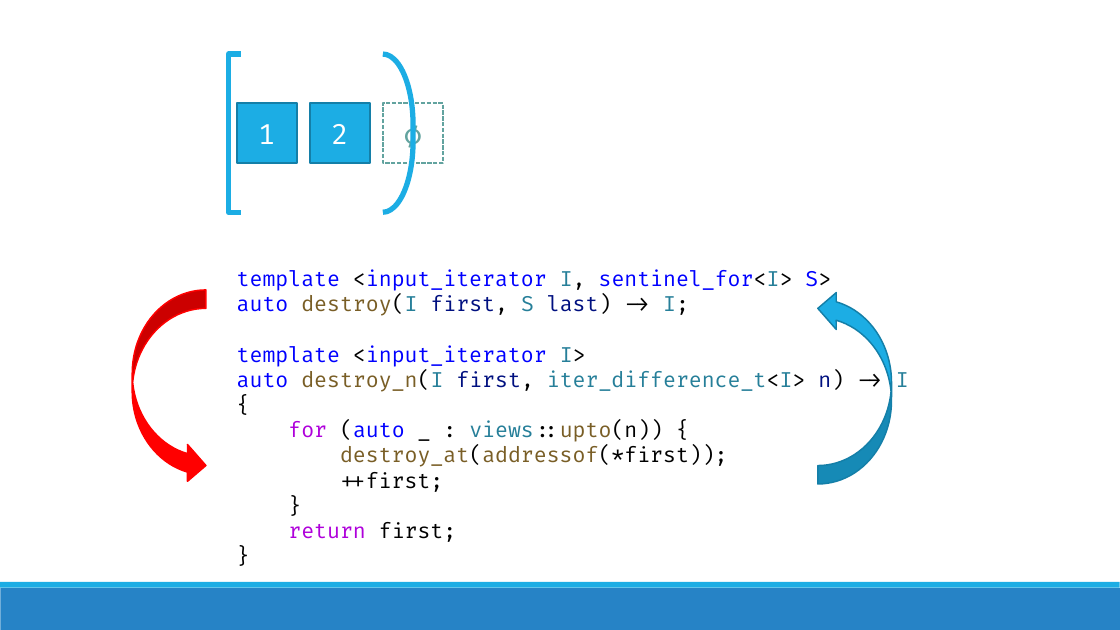
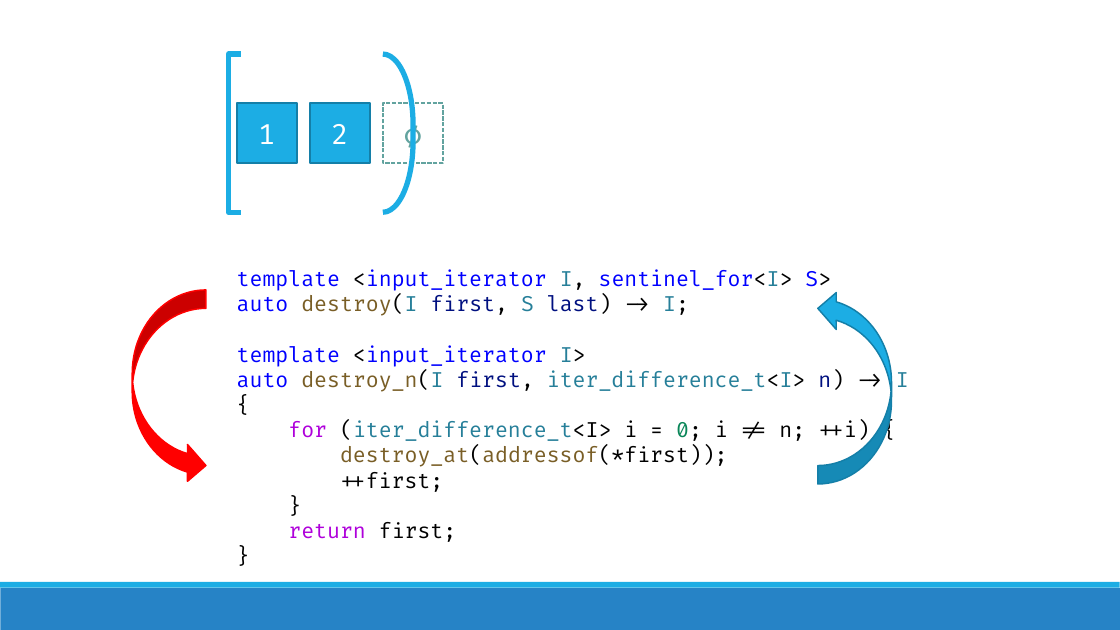
Before and after one commit to brevzin/cpp_proposals, a slide deck: slide 27 of talks/202305_cppnow/take(5).pptx (slide 24 before the commit). Drawn at 1120x630 pixels with LibreOffice and Linux fonts; fonts in the diff are those of the drawing. Boxes give left, top, right and bottom in pixels: in the first picture for what was removed or moved away, otherwise in the second. Text is boxed around its words. In the diff, an @@ line names an element or a change of style, - is before the commit and + after.

Commit message:
Updating talk

```diff
--- a/talks/202305_cppnow/take(5).pptx
+++ b/talks/202305_cppnow/take(5).pptx
@@ text at box(288, 420, 870, 444): text changed @@
-for (auto _ : views::upto(n)) {
+for (iter_difference_t<I> i = 0; i != n; ++i) {
```
Also in this commit, not shown: 5 other slides changed, 26 slides added, 4 slides removed.
